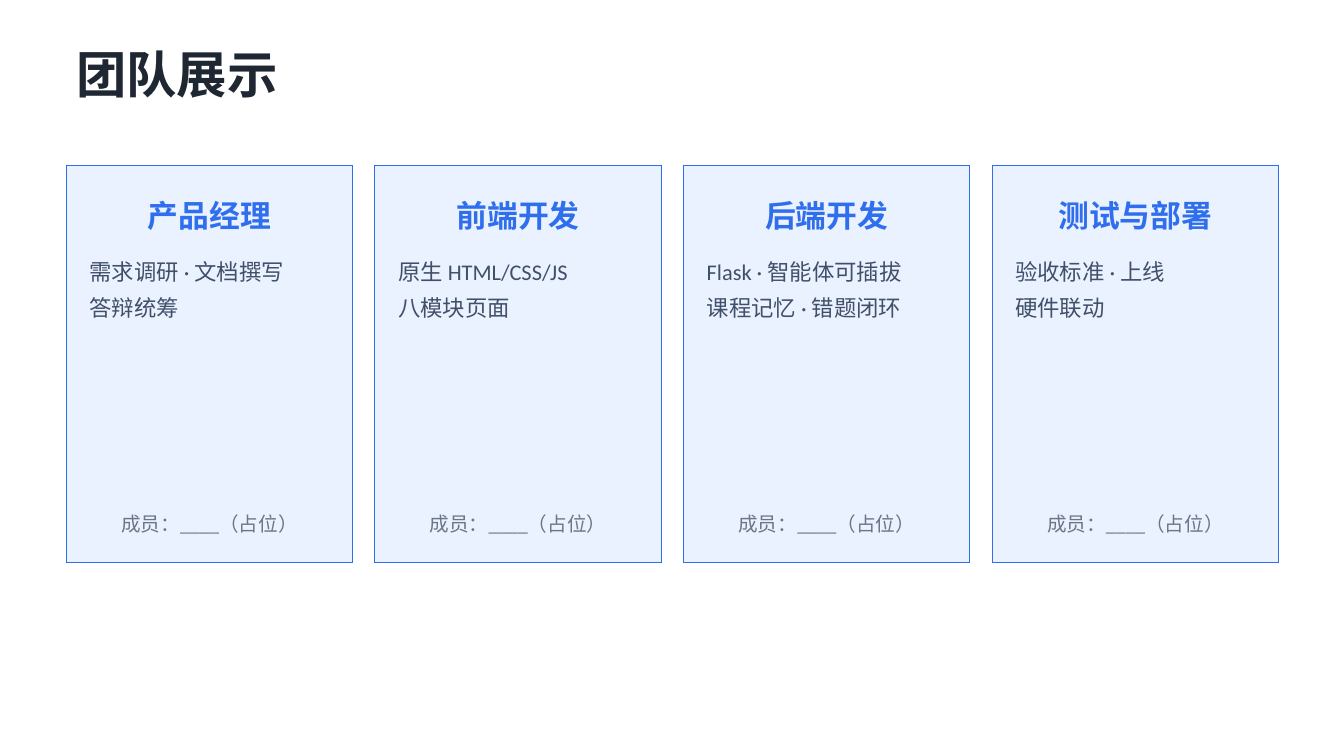
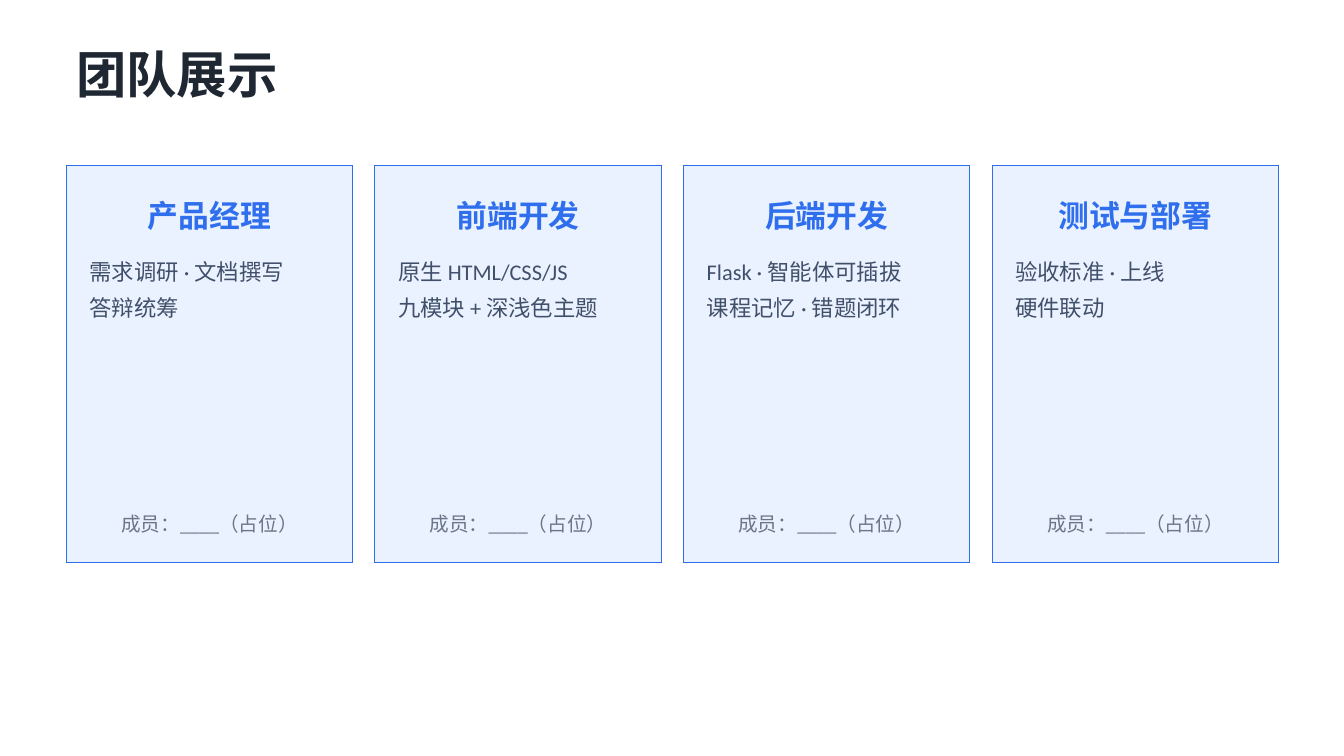
Before and after one commit to kecit33/ai-agent-study, a slide deck: slide 2 of docs/AI校园学习陪伴助手_答辩.pptx. Drawn at 1344x756 pixels with LibreOffice and Linux fonts; fonts in the diff are those of the drawing. Boxes give left, top, right and bottom in pixels: in the first picture for what was removed or moved away, otherwise in the second. Text is boxed around its words. In the diff, an @@ line names an element or a change of style, - is before the commit and + after.

```diff
--- a/docs/AI校园学习陪伴助手_答辩.pptx
+++ b/docs/AI校园学习陪伴助手_答辩.pptx
@@ text at [398,297,598,318]: text changed @@
-八模块页面
+九模块 + 深浅色主题
```
Also in this commit, not shown: 2 other slides changed, 2 slides added, 3 other files.
